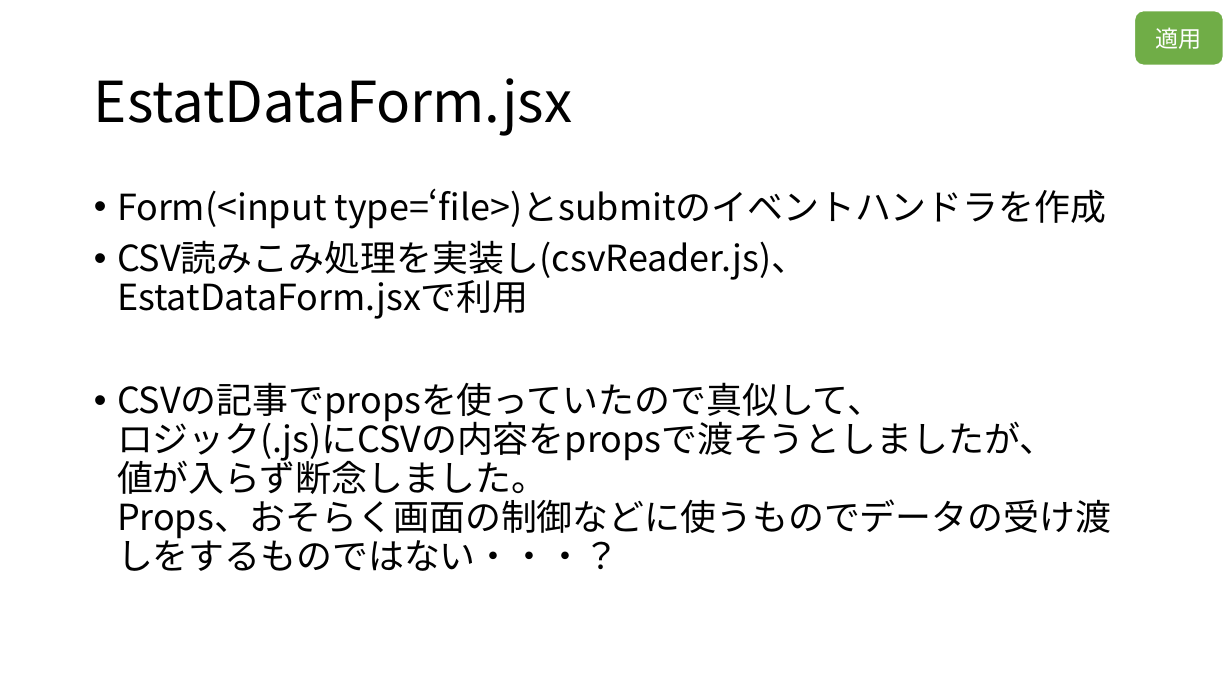
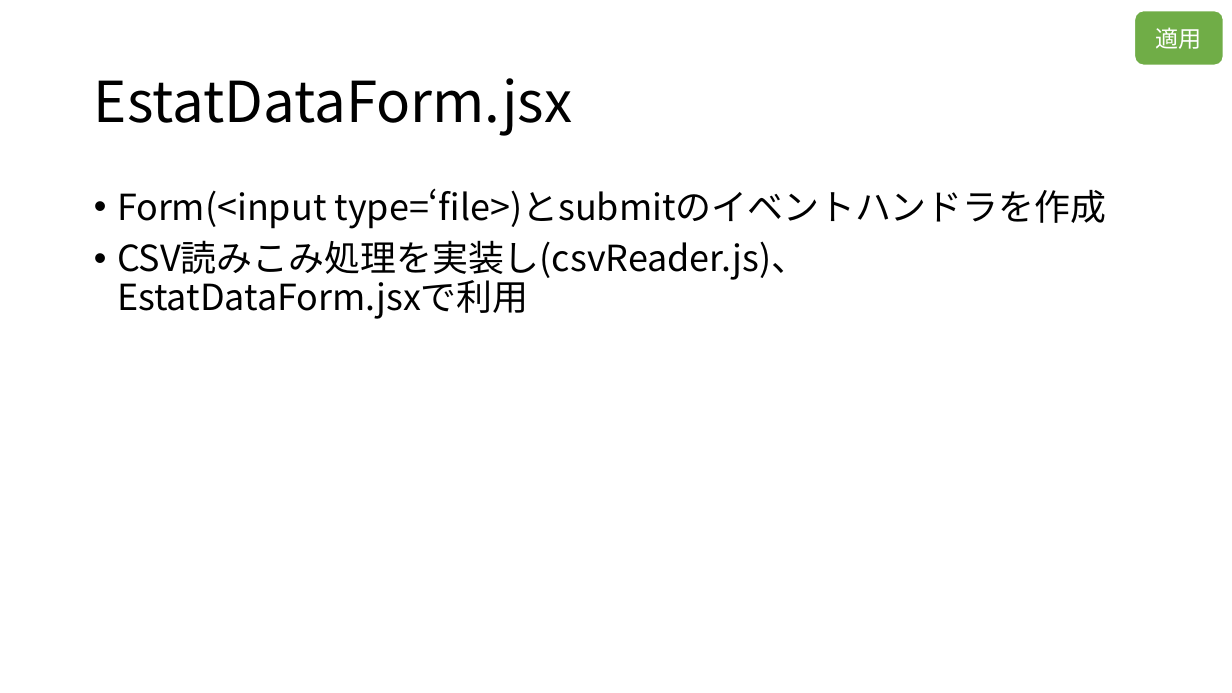
Before and after one commit to ray6954/kadai, a slide deck: slide 19 of document/技術課題_20241220_タツザワ.pptx (slide 18 before the commit). Drawn at 1232x693 pixels with LibreOffice and Linux fonts; fonts in the diff are those of the drawing. Boxes give left, top, right and bottom in pixels: in the first picture for what was removed or moved away, otherwise in the second. Text is boxed around its words. In the diff, an @@ line names an element or a change of style, - is before the commit and + after.

```diff
--- a/document/技術課題_20241220_タツザワ.pptx
+++ b/document/技術課題_20241220_タツザワ.pptx
@@ text at (117,382,1111,571): paragraph removed @@
-• CSVの記事でpropsを使っていたので真似して、
-  ロジック(.js)にCSVの内容をpropsで渡そうとしましたが、
-  値が入らず断念しました。
-  Props、おそらく画面の制御などに使うものでデータの受け渡しをするものではない・・・？
```
Also in this commit, not shown: 1 other slide changed, 1 slide added, 2 other files.
